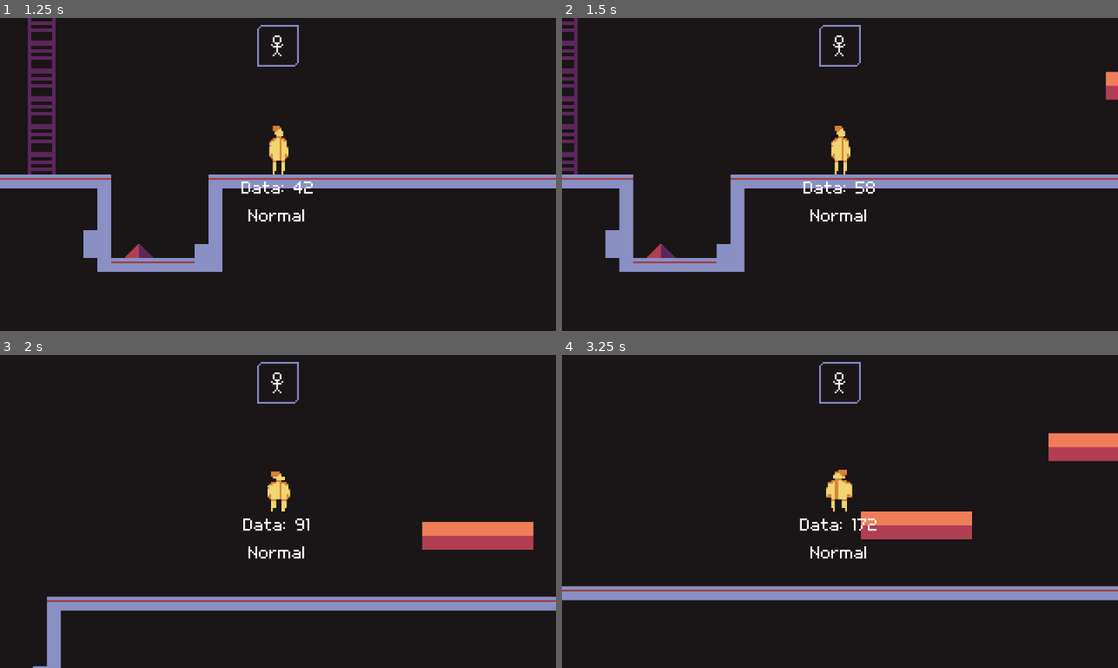
Above: before the commit, frames 1-4 (two rows, left to right).
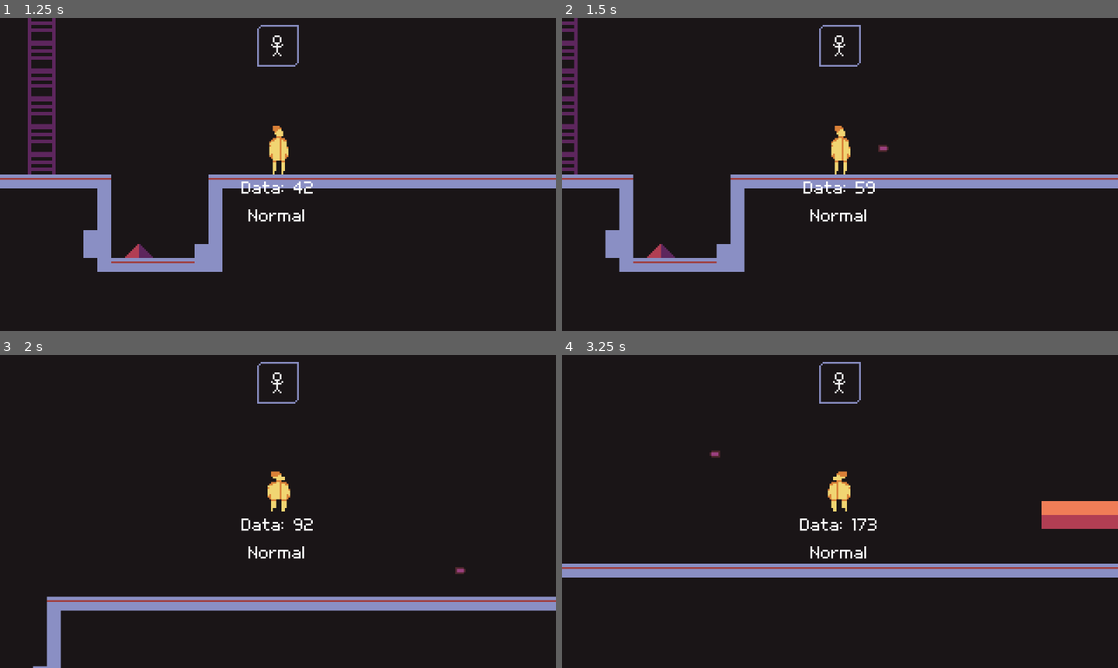
Above: after the commit, the same moments.

Repository: NimbleBeasts/NbGameOff2021
Game: Godot game, scene res://Src/GameManager.tscn
The game is run twice, just before and just after one commit, with the same random seed, the same clock (stepped at 60 frames per second) and the same inputs.
Inputs:
- Up to frame 1 (1.25 s): click "Play" at 0.5 s
- Up to frame 2 (1.5 s): tap Enter at 1.25 s; hold Right (ui_right) from 1.28 s (still down); tap Z (ui_shoot, bound only after the commit) at 1.35 s
- Up to frame 3 (2 s): keep holding Right (ui_right); tap Space (ui_jump) at 1.52, 1.55, 1.82 s
- Up to frame 4 (3.25 s): tap Space (ui_jump) at 2.1, 2.27, 2.57, 3.05 s; tap Z (ui_shoot, bound only after the commit) at 2.3, 2.85 s; release Right (ui_right) at 2.78 s; hold Left (ui_left) from 2.78 s (still down)

Frame 1 is identical in both runs. In frame 2, 0.3% of the frame differs, in the area x 54-100%, y 17-56%; in frame 3, 2.0%; in frame 4, 13%, in the area x 0-100%, y 24-79%.

Commit message:
bullet

Diff:
--- /dev/null
+++ b/Src/Bullet/Bullet.gd
@@ -0,0 +1,27 @@
+extends Area2D
+
+const BULLET_SPEED = 300
+
+var emitter = null
+var inc = 0
+var alive = true
+
+func _physics_process(delta):
+	if alive:
+		position.x += inc*BULLET_SPEED*delta
+
+func shoot(player, direction, pos):
+	emitter = player
+	if direction == Types.Direction.Right:
+		$Sprite.flip_h = true
+		inc = -1
+	else:
+		inc = 1
+	position = pos
+
+func _on_Bullet_body_entered(body):
+	if body == emitter:
+		return
+	else:
+		if body.has_method("die"):
+			body.die()
--- /dev/null
+++ b/Src/Bullet/Bullet.tscn
@@ -0,0 +1,19 @@
+[gd_scene load_steps=4 format=2]
+
+[ext_resource path="res://Assets/Bullet/Bullet.png" type="Texture" id=1]
+[ext_resource path="res://Src/Bullet/Bullet.gd" type="Script" id=2]
+
+[sub_resource type="RectangleShape2D" id=1]
+extents = Vector2( 4, 2 )
+
+[node name="Bullet" type="Area2D"]
+collision_mask = 15
+script = ExtResource( 2 )
+
+[node name="Sprite" type="Sprite" parent="."]
+texture = ExtResource( 1 )
+
+[node name="CollisionShape2D" type="CollisionShape2D" parent="."]
+shape = SubResource( 1 )
+
+[connection signal="body_entered" from="." to="." method="_on_Bullet_body_entered"]
--- a/Src/Levels/Level0.gd
+++ b/Src/Levels/Level0.gd
@@ -4,6 +4,7 @@
 
 var camera_scene = preload("res://Src/Camera/Camera.tscn")
 var player_scene = preload("res://Src/Player/Player.tscn")
+var bullet_scene = preload("res://Src/Bullet/Bullet.tscn")
 
 var camera
 
@@ -27,6 +28,14 @@
 		spawn_player(i)
 
 	spawn_player()
+
+	Events.connect("shoot_bullet", self, "spawn_bullet")
+
+
+func spawn_bullet(emitter, direction, pos):
+	var bullet = bullet_scene.instance()
+	$Objects.add_child(bullet)
+	bullet.shoot(emitter, direction, pos)
 
 func spawn_camera():
 	camera = camera_scene.instance()
--- a/Src/Levels/Level0.tscn
+++ b/Src/Levels/Level0.tscn
@@ -41,12 +41,12 @@
 script = ExtResource( 8 )
 
 [node name="Platform" parent="Objects" instance=ExtResource( 7 )]
-position = Vector2( 272, 152 )
+position = Vector2( 376, 160 )
 direction = 2
 tiles = 4
 
 [node name="Platform2" parent="Objects" instance=ExtResource( 7 )]
-position = Vector2( 336, 152 )
+position = Vector2( 440, 160 )
 direction = 1
 tiles = 4
 
--- a/Src/Player/Player.gd
+++ b/Src/Player/Player.gd
@@ -14,6 +14,7 @@
 const LADDER_CORRECTION_SPEED = 120
 
 enum PlayerState {Normal, Ladder}
+enum RecordEvent {Move, Anim, Shoot}
 
 var counter = 0
 var state = {
@@ -28,6 +29,7 @@
 	"has_jumped": false,
 	"air_time": 0,
 	"ladder_area": null,
+	"has_bullet": true,
 }
 
 var data_record = []
@@ -36,7 +38,7 @@
 	return false if state.ghost_no == -1 else true
 
 func setup_and_start(ghost_no):
-	print("setup: " + str(ghost_no))
+	print("spawn_player: " + str(ghost_no))
 	state.ghost_no = ghost_no
 
 	if is_ghost():
@@ -44,9 +46,11 @@
 		print("data size: " + str(data_record.size()))
 		self.collision_layer = 8
 		#$Sprite.modulate = Color("#aaffffff")
-		$Sprite.texture = ghost_sprite
+		$SpriteHolder/Sprite.texture = ghost_sprite
 	else:
 		self.collision_layer = 4
+
+
 
 func _physics_process(delta):
 	if is_ghost():
@@ -108,6 +112,19 @@
 		$AnimationPlayer.play(anim)
 		add_animation_record(anim)
 
+func _add_record(type, payload):
+	if data_record.size() < MAX_RECORD_FRAMES:
+		data_record.append({"e": type, "p": payload, "t": Ghosts.get_time()})
+		$Label.set_text("Data: " + str(data_record.size()))
+
+func add_movement_record():
+	_add_record(RecordEvent.Move, position)
+
+func add_animation_record(anim):
+	_add_record(RecordEvent.Anim, anim)
+
+func add_shoot_record():
+	_add_record(RecordEvent.Shoot, null)
 
 
 func process_ghost(delta):
@@ -115,22 +132,35 @@
 
 	var data_line = data_record.pop_front()
 
-	if data_line:
+	if data_line and state.dead == false:
+		#{"e": type, "p": payload, "t": Ghosts.get_time()}
+
 		# Animation frame
-		if data_line.get("anim"):
-			$AnimationPlayer.play(data_line.anim)
+		if data_line.e == RecordEvent.Anim:
+			$AnimationPlayer.play(data_line.p)
+
 			#Read next line to lower delta
 			data_line = data_record.pop_front()
 			if not data_line:
 				return
+
+		# Event frame
+		if data_line.e == RecordEvent.Shoot:
+			shoot()
+
+			#Read next line to lower delta
+			data_line = data_record.pop_front()
+			if not data_line:
+				return
+
 		# Movement frame
-		if data_line.get("pos"):
-			if position.x > data_line.pos.x:
-				$Sprite.flip_h = true
-			elif position.x < data_line.pos.x:
-				$Sprite.flip_h = false
-
-			position = data_line.pos
+		if data_line.e == RecordEvent.Move:
+			if position.x > data_line.p.x:
+				$SpriteHolder.scale.x = -1
+			elif position.x < data_line.p.x:
+				$SpriteHolder.scale.x = 1
+
+			position = data_line.p
 			$Label.set_text("Pos:" + str(position))
 			$Label2.set_text("Timestamp:" + str(data_line.t))
 			$Label3.set_text("Delta:" + str(data_line.t - Ghosts.get_time()))
@@ -141,16 +171,6 @@
 		state.velocity = move_and_slide(state.velocity, Vector2(0, -1))
 		self.collision_layer = 8 #collide like player
 
-
-func add_movement_record():
-	if data_record.size() < MAX_RECORD_FRAMES:
-		data_record.append({"t": Ghosts.get_time(), "pos": position})
-		$Label.set_text("Data: " + str(data_record.size()))
-
-func add_animation_record(anim):
-	if data_record.size() < MAX_RECORD_FRAMES:
-		data_record.append({"t": Ghosts.get_time(), "anim": anim})
-		$Label.set_text("Data: " + str(data_record.size()))
 
 func process_ladder(delta, input_direction):
 	var on_floor_or_ghost = is_on_floor_or_ghost()
@@ -167,7 +187,7 @@
 			return
 
 	# Quit ladder on jump
-	if Input.is_action_just_pressed('ui_jump'):
+	if Input.is_action_just_pressed("ui_jump"):
 		state.current_state = PlayerState.Normal
 		return
 
@@ -200,10 +220,13 @@
 	else:
 		state.air_time += 1 # TODO: use delta - anyway do we need air time? xD
 
-	if Input.is_action_just_pressed('ui_jump') and on_floor_or_ghost and not state.jumping:
+	if Input.is_action_just_pressed("ui_jump") and on_floor_or_ghost and not state.jumping:
 		state.velocity.y =- JUMP_FORCE
 		state.jumping = true
 		state.has_jumped = true
+
+	if Input.is_action_just_pressed("ui_shoot") and state.has_bullet:
+		shoot()
 
 	# Stop movement
 	if input_direction == Vector2(0.0, 0.0):
@@ -226,12 +249,28 @@
 			state.velocity.x = -MAX_SPEED
 
 	if input_direction.x == -1:
-		$Sprite.flip_h = true
+		$SpriteHolder.scale.x = -1
 	elif input_direction.x == 1:
-		$Sprite.flip_h = false
+		$SpriteHolder.scale.x = 1
 
 	state.velocity.y += DEFAULT_GRAVITY.y
 	state.velocity = move_and_slide(state.velocity, Vector2(0, -1))
+
+func shoot():
+	#state.has_bullet = false
+	print("shoot")
+	var direction: int
+
+	if $SpriteHolder.scale.x == -1:
+		direction = Types.Direction.Right
+	else:
+		direction = Types.Direction.Left
+
+	Events.emit_signal("shoot_bullet", self, direction, $SpriteHolder/Sprite/Pos.global_position)
+
+	# Add to records if player
+	if state.ghost_no == -1:
+		add_shoot_record()
 
 
 func die():
@@ -279,6 +318,9 @@
 func _on_AnimationPlayer_animation_finished(anim_name):
 	match anim_name:
 		"die":
-			restart()
+			if not is_ghost():
+				restart()
+			else:
+				queue_free()
 		_:
 			pass
--- a/Src/Player/Player.tscn
+++ b/Src/Player/Player.tscn
@@ -9,7 +9,7 @@
 [sub_resource type="Animation" id=2]
 resource_name = "die"
 tracks/0/type = "value"
-tracks/0/path = NodePath("Sprite:self_modulate")
+tracks/0/path = NodePath("SpriteHolder/Sprite:self_modulate")
 tracks/0/interp = 1
 tracks/0/loop_wrap = true
 tracks/0/imported = false
@@ -26,7 +26,7 @@
 length = 0.5
 loop = true
 tracks/0/type = "value"
-tracks/0/path = NodePath("Sprite:scale")
+tracks/0/path = NodePath("SpriteHolder/Sprite:scale")
 tracks/0/interp = 1
 tracks/0/loop_wrap = true
 tracks/0/imported = false
@@ -41,7 +41,7 @@
 [sub_resource type="Animation" id=4]
 loop = true
 tracks/0/type = "value"
-tracks/0/path = NodePath("Sprite:scale")
+tracks/0/path = NodePath("SpriteHolder/Sprite:scale")
 tracks/0/interp = 1
 tracks/0/loop_wrap = true
 tracks/0/imported = false
@@ -57,7 +57,7 @@
 resource_name = "jump"
 length = 0.5
 tracks/0/type = "value"
-tracks/0/path = NodePath("Sprite:scale")
+tracks/0/path = NodePath("SpriteHolder/Sprite:scale")
 tracks/0/interp = 1
 tracks/0/loop_wrap = true
 tracks/0/imported = false
@@ -73,7 +73,7 @@
 length = 0.8
 loop = true
 tracks/0/type = "value"
-tracks/0/path = NodePath("Sprite:scale")
+tracks/0/path = NodePath("SpriteHolder/Sprite:scale")
 tracks/0/interp = 1
 tracks/0/loop_wrap = true
 tracks/0/imported = false
@@ -90,9 +90,14 @@
 collision_mask = 15
 script = ExtResource( 2 )
 
-[node name="Sprite" type="Sprite" parent="."]
+[node name="SpriteHolder" type="Node2D" parent="."]
+
+[node name="Sprite" type="Sprite" parent="SpriteHolder"]
 texture = ExtResource( 1 )
 offset = Vector2( 0, -16 )
+
+[node name="Pos" type="Position2D" parent="SpriteHolder/Sprite"]
+position = Vector2( 8, -16 )
 
 [node name="CollisionShape2D" type="CollisionShape2D" parent="."]
 position = Vector2( 0, -14 )
--- a/Src/_Autoloads/Events.gd
+++ b/Src/_Autoloads/Events.gd
@@ -16,6 +16,9 @@
 signal ghost_clear()
 signal ghost_spawn(id)
 signal ghost_dialogue_popup(callback)
+
+# Bullet
+signal shoot_bullet(player, direction, pos)
 
 # Restart
 signal restart_level()
--- a/project.godot
+++ b/project.godot
@@ -77,12 +77,21 @@
 
 ui_jump={
 "deadzone": 0.5,
-"events": [ Object(InputEventKey,"resource_local_to_scene":false,"resource_name":"","device":0,"alt":false,"shift":false,"control":false,"meta":false,"command":false,"pressed":false,"scancode":32,"unicode":0,"echo":false,"script":null)
+"events": [ Object(InputEventKey,"resource_local_to_scene":false,"resource_name":"","device":0,"alt":false,"shift":false,"control":false,"meta":false,"command":false,"pressed":false,"scancode":88,"unicode":0,"echo":false,"script":null)
+, Object(InputEventKey,"resource_local_to_scene":false,"resource_name":"","device":0,"alt":false,"shift":false,"control":false,"meta":false,"command":false,"pressed":false,"scancode":32,"unicode":0,"echo":false,"script":null)
+, Object(InputEventKey,"resource_local_to_scene":false,"resource_name":"","device":0,"alt":false,"shift":false,"control":false,"meta":false,"command":false,"pressed":false,"scancode":86,"unicode":0,"echo":false,"script":null)
  ]
 }
 ui_restart={
 "deadzone": 0.5,
 "events": [ Object(InputEventKey,"resource_local_to_scene":false,"resource_name":"","device":0,"alt":false,"shift":false,"control":false,"meta":false,"command":false,"pressed":false,"scancode":82,"unicode":0,"echo":false,"script":null)
+ ]
+}
+ui_shoot={
+"deadzone": 0.5,
+"events": [ Object(InputEventKey,"resource_local_to_scene":false,"resource_name":"","device":0,"alt":false,"shift":false,"control":false,"meta":false,"command":false,"pressed":false,"scancode":90,"unicode":0,"echo":false,"script":null)
+, Object(InputEventKey,"resource_local_to_scene":false,"resource_name":"","device":0,"alt":false,"shift":false,"control":false,"meta":false,"command":false,"pressed":false,"scancode":89,"unicode":0,"echo":false,"script":null)
+, Object(InputEventKey,"resource_local_to_scene":false,"resource_name":"","device":0,"alt":false,"shift":false,"control":false,"meta":false,"command":false,"pressed":false,"scancode":67,"unicode":0,"echo":false,"script":null)
  ]
 }
 
Binary file added: Assets/Bullet/Bullet.png
Not shown, added: Assets/Bullet/Bullet.png.import
